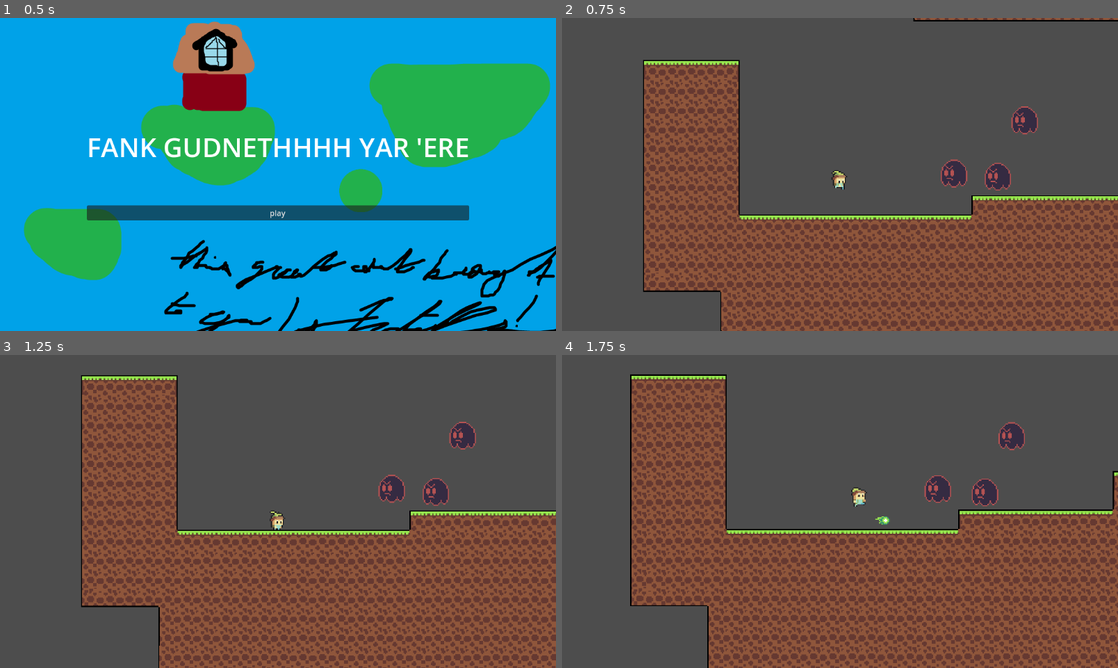
Above: before the commit, frames 1-4 (two rows, left to right).
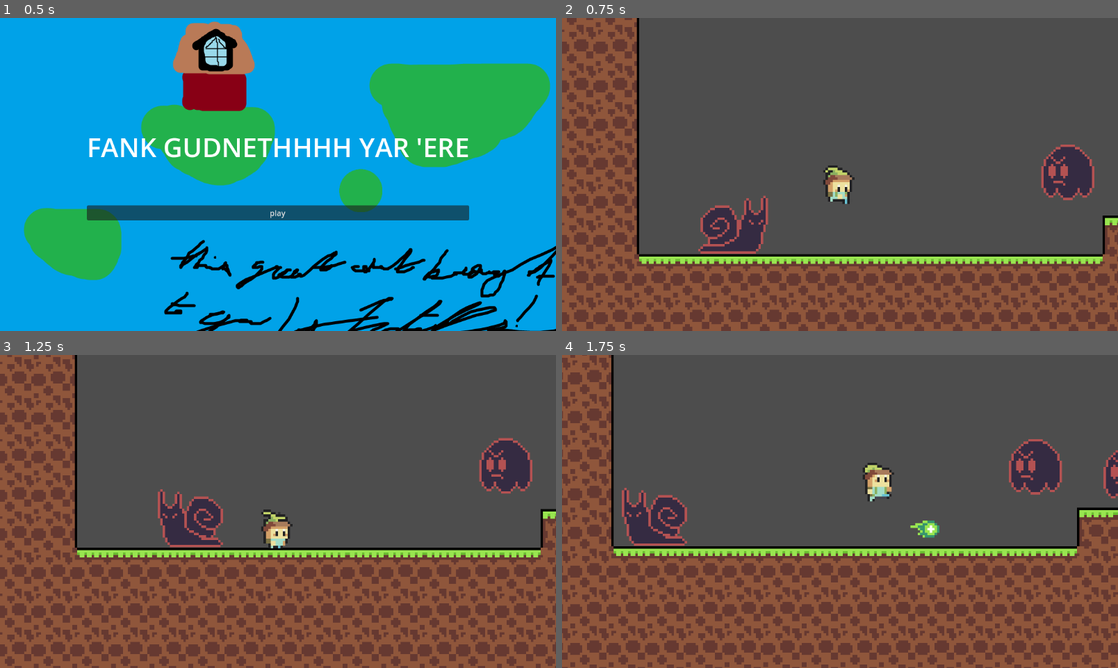
Above: after the commit, the same moments.

Repository: kettle-7/WhereIsSpund
Game: Godot game, scene res://titlescreen.tscn
The game is run twice, just before and just after one commit, with the same random seed, the same clock (stepped at 60 frames per second) and the same inputs.
Inputs:
- Up to frame 1 (0.5 s): no input
- Up to frame 2 (0.75 s): click "play" at 0.5 s
- Up to frame 3 (1.25 s): no input
- Up to frame 4 (1.75 s): hold D (right) from 1.28 s (still down); tap Z (z) at 1.35 s; tap W (up) at 1.52 s

Frame 1 is identical in both runs. In frame 2, 51% of the frame differs, in the area x 0-100%, y 0-100%; in frame 3, 51%; in frame 4, 49%.

Commit message:
added snail enemy

Diff:
--- a/enemy_01.tscn
+++ b/enemy_01.tscn
@@ -52,7 +52,7 @@
 position = Vector2(0, -15)
 sprite_frames = SubResource("SpriteFrames_ig54x")
 autoplay = "default"
-frame_progress = 0.431585
+frame_progress = 0.324775
 
 [node name="hurtbox" type="Area2D" parent="."]
 
--- /dev/null
+++ b/enemy_02.gd
@@ -0,0 +1,35 @@
+extends CharacterBody2D
+@onready var animated_sprite_2d: AnimatedSprite2D = $AnimatedSprite2D
+@onready var timer: Timer = $Timer
+
+@onready var left: RayCast2D = $left
+@onready var right: RayCast2D = $right
+var dir = 10
+var health = 3
+const gravity = 5
+
+func _process(delta: float) -> void:
+
+	move_local_x(dir)
+	if left.is_colliding():
+		dir = 5
+		animated_sprite_2d.flip_h = false
+
+	if right.is_colliding():
+		dir = -5
+		animated_sprite_2d.flip_h = true
+
+
+func _on_hurtbox_area_entered(area: Area2D) -> void:
+	if area.name == "Bulletarea":
+		health -= 1
+		modulate = Color.RED
+		timer.start()
+
+	if health < 1:
+
+		queue_free()
+
+
+func _on_timer_timeout() -> void:
+	modulate = Color.WHITE
--- /dev/null
+++ b/enemy_02.tscn
@@ -0,0 +1,71 @@
+[gd_scene load_steps=8 format=3 uid="uid://x11an1a3ekf2"]
+
+[ext_resource type="Script" uid="uid://5vsoemylke5g" path="res://enemy_02.gd" id="1_bjrl7"]
+[ext_resource type="Texture2D" uid="uid://coq7esnyyt48r" path="res://Enemy02.png" id="2_8mdog"]
+
+[sub_resource type="AtlasTexture" id="AtlasTexture_fgj43"]
+atlas = ExtResource("2_8mdog")
+region = Rect2(0, 0, 32, 32)
+
+[sub_resource type="AtlasTexture" id="AtlasTexture_lgsnu"]
+atlas = ExtResource("2_8mdog")
+region = Rect2(32, 0, 32, 32)
+
+[sub_resource type="SpriteFrames" id="SpriteFrames_giejf"]
+animations = [{
+"frames": [{
+"duration": 1.0,
+"texture": SubResource("AtlasTexture_fgj43")
+}, {
+"duration": 1.0,
+"texture": SubResource("AtlasTexture_lgsnu")
+}],
+"loop": true,
+"name": &"default",
+"speed": 5.0
+}]
+
+[sub_resource type="RectangleShape2D" id="RectangleShape2D_wkj5y"]
+size = Vector2(20, 20.25)
+
+[sub_resource type="RectangleShape2D" id="RectangleShape2D_bjrl7"]
+size = Vector2(24.6, 22.2)
+
+[node name="Enemy02" type="CharacterBody2D"]
+scale = Vector2(5, 5)
+collision_layer = 2
+collision_mask = 2
+script = ExtResource("1_bjrl7")
+
+[node name="AnimatedSprite2D" type="AnimatedSprite2D" parent="."]
+position = Vector2(0, -16)
+sprite_frames = SubResource("SpriteFrames_giejf")
+autoplay = "default"
+frame = 1
+frame_progress = 0.670492
+
+[node name="CollisionShape2D" type="CollisionShape2D" parent="."]
+position = Vector2(0, -10.125)
+shape = SubResource("RectangleShape2D_wkj5y")
+
+[node name="left" type="RayCast2D" parent="."]
+position = Vector2(0, -10)
+target_position = Vector2(-18, 0)
+
+[node name="right" type="RayCast2D" parent="."]
+position = Vector2(0, -10)
+target_position = Vector2(18, 0)
+
+[node name="hurtbox" type="Area2D" parent="."]
+
+[node name="CollisionShape2D" type="CollisionShape2D" parent="hurtbox"]
+position = Vector2(-0.2, -11)
+scale = Vector2(1, 1)
+shape = SubResource("RectangleShape2D_bjrl7")
+debug_color = Color(1, 0, 0, 0.419608)
+
+[node name="Timer" type="Timer" parent="."]
+wait_time = 0.1
+
+[connection signal="area_entered" from="hurtbox" to="." method="_on_hurtbox_area_entered"]
+[connection signal="timeout" from="Timer" to="." method="_on_timer_timeout"]
--- a/main.tscn
+++ b/main.tscn
@@ -1,8 +1,9 @@
-[gd_scene load_steps=6 format=4 uid="uid://yguq3apeqsn4"]
+[gd_scene load_steps=7 format=4 uid="uid://yguq3apeqsn4"]
 
 [ext_resource type="PackedScene" uid="uid://bctqvjmmj6v43" path="res://player.tscn" id="1_c37tn"]
 [ext_resource type="Texture2D" uid="uid://tdsis7q00ven" path="res://tileset01.png" id="1_yg34a"]
 [ext_resource type="PackedScene" uid="uid://dlgipsfo5bfks" path="res://enemy_01.tscn" id="3_h2yge"]
+[ext_resource type="PackedScene" uid="uid://x11an1a3ekf2" path="res://enemy_02.tscn" id="4_1bvp3"]
 
 [sub_resource type="TileSetAtlasSource" id="TileSetAtlasSource_0vi3r"]
 texture = ExtResource("1_yg34a")
@@ -92,7 +93,6 @@
 position = Vector2(98, 70)
 
 [node name="Camera2D" type="Camera2D" parent="Player"]
-zoom = Vector2(0.5, 0.5)
 position_smoothing_enabled = true
 position_smoothing_speed = 3.0
 
@@ -108,3 +108,6 @@
 position = Vector2(863, -92)
 
 [node name="CanvasLayer" type="CanvasLayer" parent="."]
+
+[node name="Enemy02" parent="." instance=ExtResource("4_1bvp3")]
+position = Vector2(-226, 239)
Binary file added: Enemy02.png
Not shown, added: Enemy02.png.import
Not shown, added: enemy_02.gd.uid
